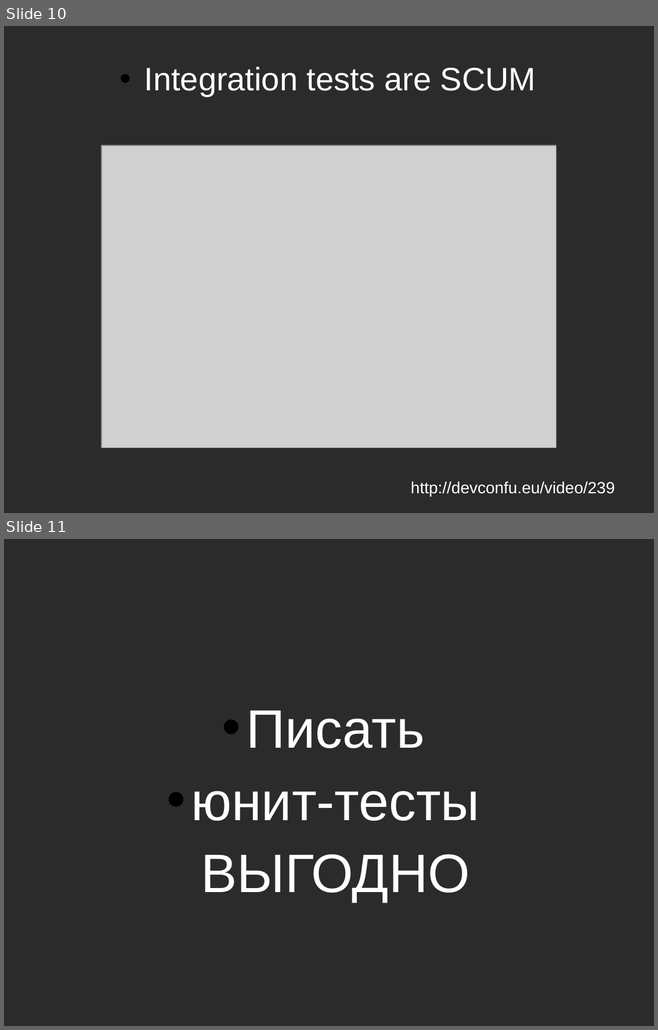
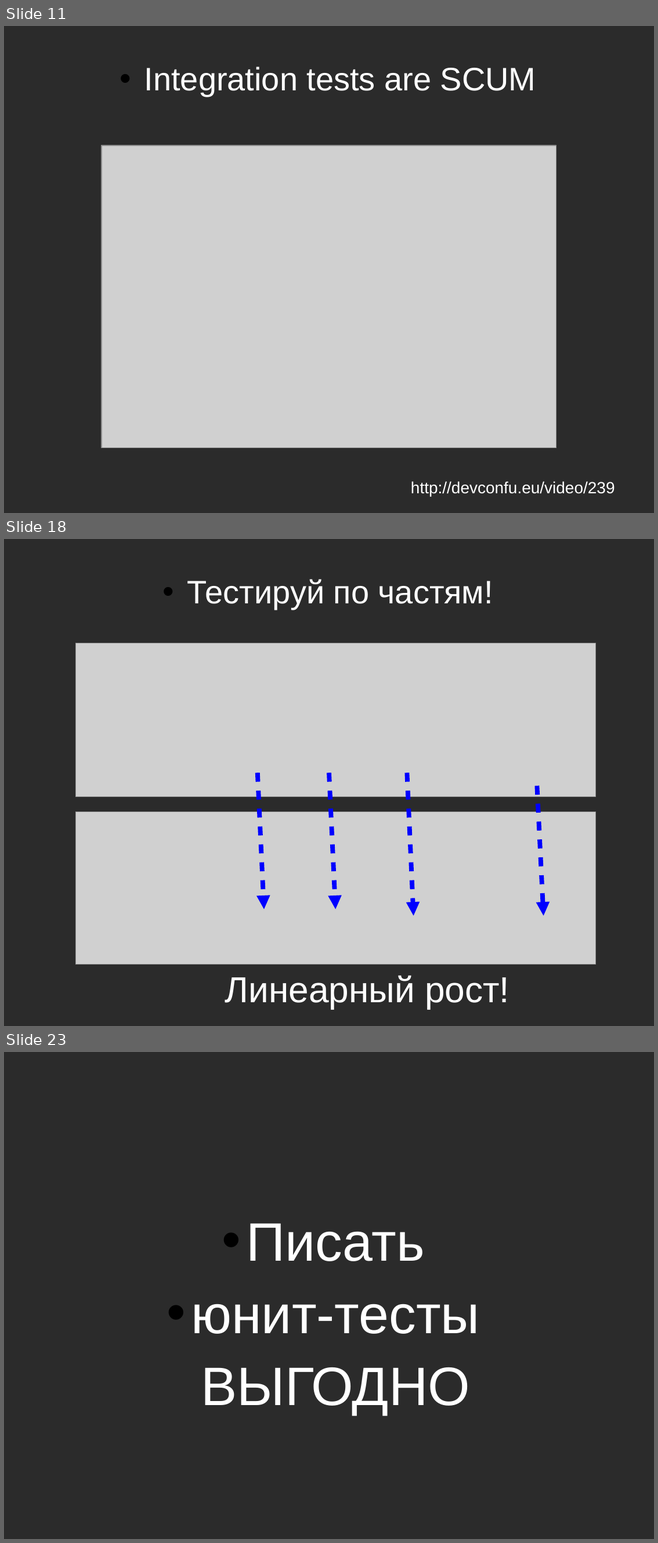
Before and after one commit to asolntsev/presentations, a slide deck: ui-tests/the_fast_and_the_continuous.seleniumcamp2014.odp. Shown one above the other, each under a label of ours: slides 10 and 11 before the commit, slides 11, 18 and 23 after it; the slides between them are not shown. The pictures are 658x1030 and 658x1543 pixels, drawn with LibreOffice and Linux fonts; fonts in the diff are those of the drawing; grey boxes stand for pictures; background and template pictures are left out; a plain dark background stands for a picture behind light text. Boxes give left, top, right and bottom in pixels: in the first picture for what was removed or moved away, otherwise in the second. Text is boxed around its words. In the diff, an @@ line names an element or a change of style, - is before the commit and + after.

```diff
--- a/ui-tests/the_fast_and_the_continuous.seleniumcamp2014.odp
+++ b/ui-tests/the_fast_and_the_continuous.seleniumcamp2014.odp
@@ slide 18 added at [4, 539, 654, 1026], background picture (left out) @@
@@ text added at [187, 579, 493, 609], 36 pt, text #FFFFFF @@
+• Тестируй по частям!
@@ picture added at [75, 643, 595, 797] @@
@@ arrow added from (257, 773) to (264, 909), #0000FF 5.05 pt @@
@@ arrow added from (329, 773) to (335, 909), #0000FF 5.05 pt @@
@@ arrow added from (407, 773) to (413, 916), #0000FF 5.05 pt @@
@@ arrow added from (536, 786) to (543, 916), #0000FF 5.05 pt @@
@@ picture added at [75, 812, 595, 965] @@
@@ text added at [225, 976, 509, 1009], 40 pt, text #FFFFFF @@
+Линеарный рост!
@@ what was slide 10 is now slide 11 @@
@@ what was slide 11 is now slide 23 @@
```
Also in this commit, not shown: 3 slides changed, 12 other slides added, 1 slide removed.
